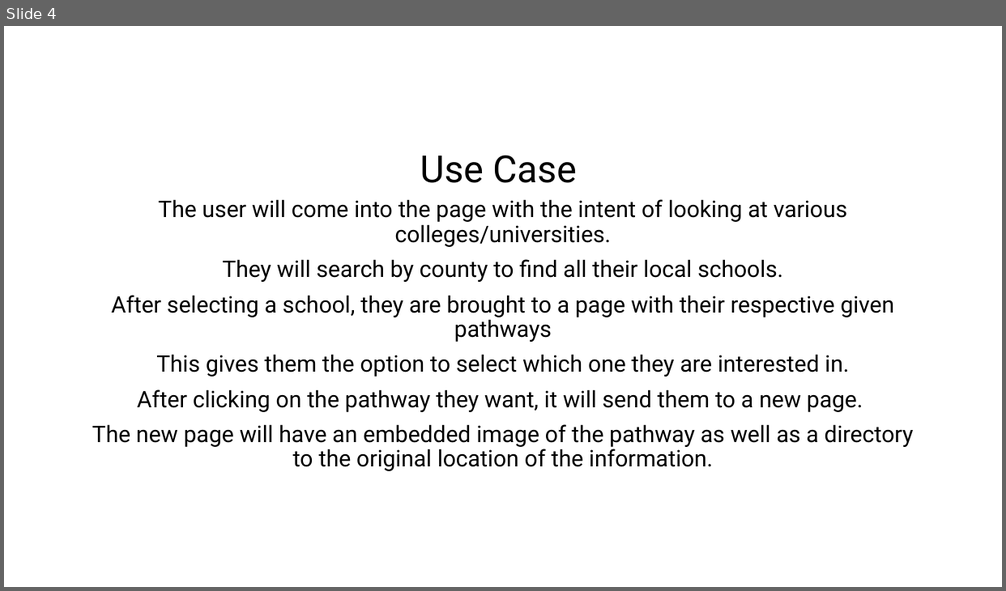
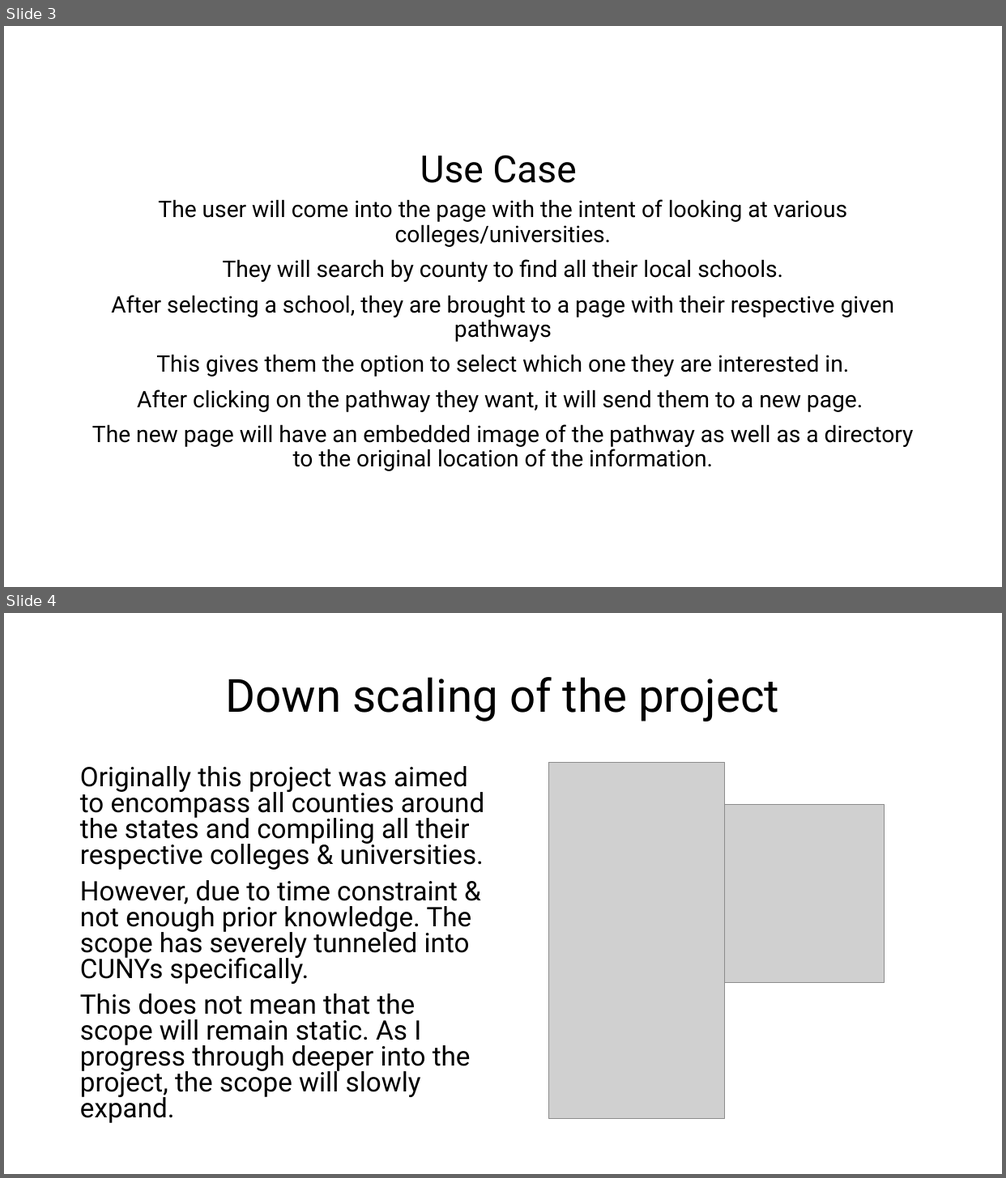
Before and after one commit to anthony2421/cisc4900-anthony2421-vc1a, a slide deck: Progress documentations/CISC 4900 - Diagram.pptx. Shown one above the other, each under a label of ours: slide 4 before the commit, slides 3 and 4 after it. The pictures are 1006x591 and 1006x1178 pixels, drawn with LibreOffice and Linux fonts; fonts in the diff are those of the drawing; grey boxes stand for pictures. Boxes give left, top, right and bottom in pixels: in the first picture for what was removed or moved away, otherwise in the second. Text is boxed around its words. In the diff, an @@ line names an element or a change of style, - is before the commit and + after.

Commit message:
Updated 4/6/25, updated tools used for the project

```diff
--- a/Progress documentations/CISC 4900 - Diagram.pptx
+++ b/Progress documentations/CISC 4900 - Diagram.pptx
@@ slide 4 added at [4, 613, 1002, 1174], background #FFFFFF @@
@@ title added at [226, 677, 779, 722], 44 pt, text #000000 @@
+Down scaling of the project
@@ text added at [80, 766, 484, 1123], 25.9 pt, text #000000 @@
+Originally this project was aimed to encompass all counties around the states and compiling all their respective colleges & universities.
+However, due to time constraint & not enough prior knowledge. The scope has severely tunneled into CUNYs specifically.
+This does not mean that the scope will remain static. As I progress through deeper into the project, the scope will slowly expand.
@@ picture added at [548, 763, 725, 1119] @@
@@ picture added at [725, 805, 884, 983] @@
@@ what was slide 4 is now slide 3 @@
```
Also in this commit, not shown: 3 slides changed, 6 other slides added.
